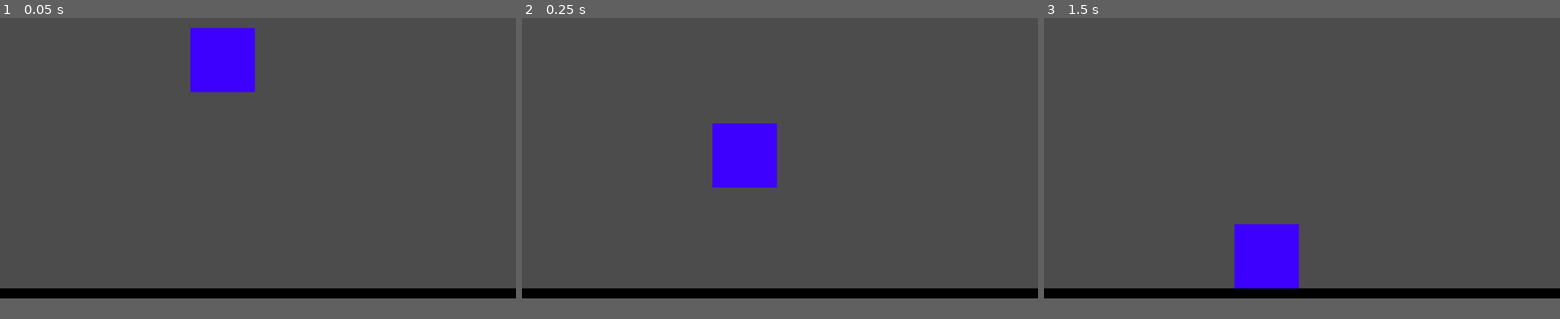
Above: before the commit, frames 1-3 (left to right).
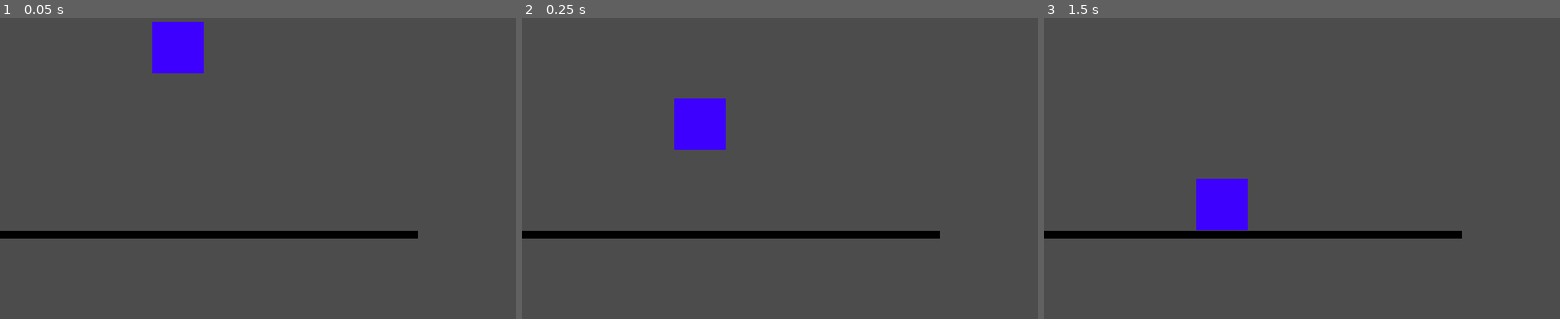
Above: after the commit, the same moments.

Repository: mjcutshaw/Jump-and-Stuff-old
Game: Godot game, scene res://Game.tscn
Same seed, same stepped clock (60 frames per second), same inputs: the game is played once before the commit and once after it.
Inputs:
- Up to frame 1 (0.05 s): no input
- Up to frame 2 (0.25 s): no input
- Up to frame 3 (1.5 s): tap Enter at 1.25 s
In our replay, the window is 800x468 before the commit and 800x500 after it. These sizes can differ from the game's own. Grey fills any space a smaller window leaves; there, only what the larger window draws over its background counts as a difference.

The runs differ from the first frame. In frame 1, 9.2% of the frame differs, in the area x 0-100%, y 1-94%; in frame 2, 9.5%, in the area x 0-100%, y 26-94%; in frame 3, 9.5%.

Commit message:
started menus

Diff:
--- a/Autoloads/Signals.gd
+++ b/Autoloads/Signals.gd
@@ -1,9 +1,8 @@
 extends Node
 
-#
+
 #signal jumped
 #signal dashed
-#signal spun
 #
 #signal bonked
 #
@@ -16,9 +15,6 @@
 #
 #signal settings_update
 #
-#
-#
-#
 #signal level_completed(data)
 #signal level_started(data)
 #signal change_scene(data)
--- /dev/null
+++ b/UI/Game/CharmsMenu.tscn
@@ -0,0 +1,5 @@
+[gd_scene format=2]
+
+[node name="Charms" type="Control"]
+anchor_right = 1.0
+anchor_bottom = 1.0
--- /dev/null
+++ b/UI/Game/GameMenu.tscn
@@ -0,0 +1,42 @@
+[gd_scene load_steps=4 format=2]
+
+[ext_resource path="res://UI/Game/CharmsMenu.tscn" type="PackedScene" id=1]
+[ext_resource path="res://UI/Game/MapMenu.tscn" type="PackedScene" id=2]
+[ext_resource path="res://UI/Game/StatsMenu.tscn" type="PackedScene" id=3]
+
+[node name="GameMenu" type="Control"]
+anchor_right = 1.0
+anchor_bottom = 1.0
+
+[node name="Charms" parent="." instance=ExtResource( 1 )]
+visible = false
+
+[node name="Map" parent="." instance=ExtResource( 2 )]
+visible = false
+
+[node name="Stats" parent="." instance=ExtResource( 3 )]
+visible = false
+
+[node name="M" type="MarginContainer" parent="."]
+margin_right = 40.0
+margin_bottom = 40.0
+
+[node name="V" type="VBoxContainer" parent="M"]
+margin_right = 40.0
+margin_bottom = 40.0
+
+[node name="M" type="MarginContainer" parent="M/V"]
+margin_right = 40.0
+margin_bottom = 14.0
+
+[node name="HBoxContainer" type="HBoxContainer" parent="M/V/M"]
+margin_right = 40.0
+margin_bottom = 14.0
+
+[node name="Label" type="Label" parent="M/V/M/HBoxContainer"]
+margin_bottom = 14.0
+
+[node name="M2" type="MarginContainer" parent="M/V"]
+margin_top = 18.0
+margin_right = 40.0
+margin_bottom = 18.0
--- /dev/null
+++ b/UI/Game/MapMenu.tscn
@@ -0,0 +1,5 @@
+[gd_scene format=2]
+
+[node name="Map" type="Control"]
+anchor_right = 1.0
+anchor_bottom = 1.0
--- /dev/null
+++ b/UI/Game/StatsMenu.tscn
@@ -0,0 +1,5 @@
+[gd_scene format=2]
+
+[node name="Stats" type="Control"]
+anchor_right = 1.0
+anchor_bottom = 1.0
--- /dev/null
+++ b/UI/Pause/PauseMenu.tscn
@@ -0,0 +1,5 @@
+[gd_scene format=2]
+
+[node name="Pause" type="Control"]
+anchor_right = 1.0
+anchor_bottom = 1.0
--- a/project.godot
+++ b/project.godot
@@ -69,6 +69,40 @@
 
 gdscript/warnings/unused_argument=false
 
+[display]
+
+window/size/width=1280
+window/size/height=800
+window/stretch/mode="2d"
+window/stretch/aspect="keep"
+
+[input]
+
+move_left={
+"deadzone": 0.5,
+"events": [  ]
+}
+move_right={
+"deadzone": 0.5,
+"events": [  ]
+}
+move_up={
+"deadzone": 0.5,
+"events": [  ]
+}
+move_down={
+"deadzone": 0.5,
+"events": [  ]
+}
+jump={
+"deadzone": 0.5,
+"events": [  ]
+}
+dash={
+"deadzone": 0.5,
+"events": [  ]
+}
+
 [physics]
 
 common/enable_pause_aware_picking=true
